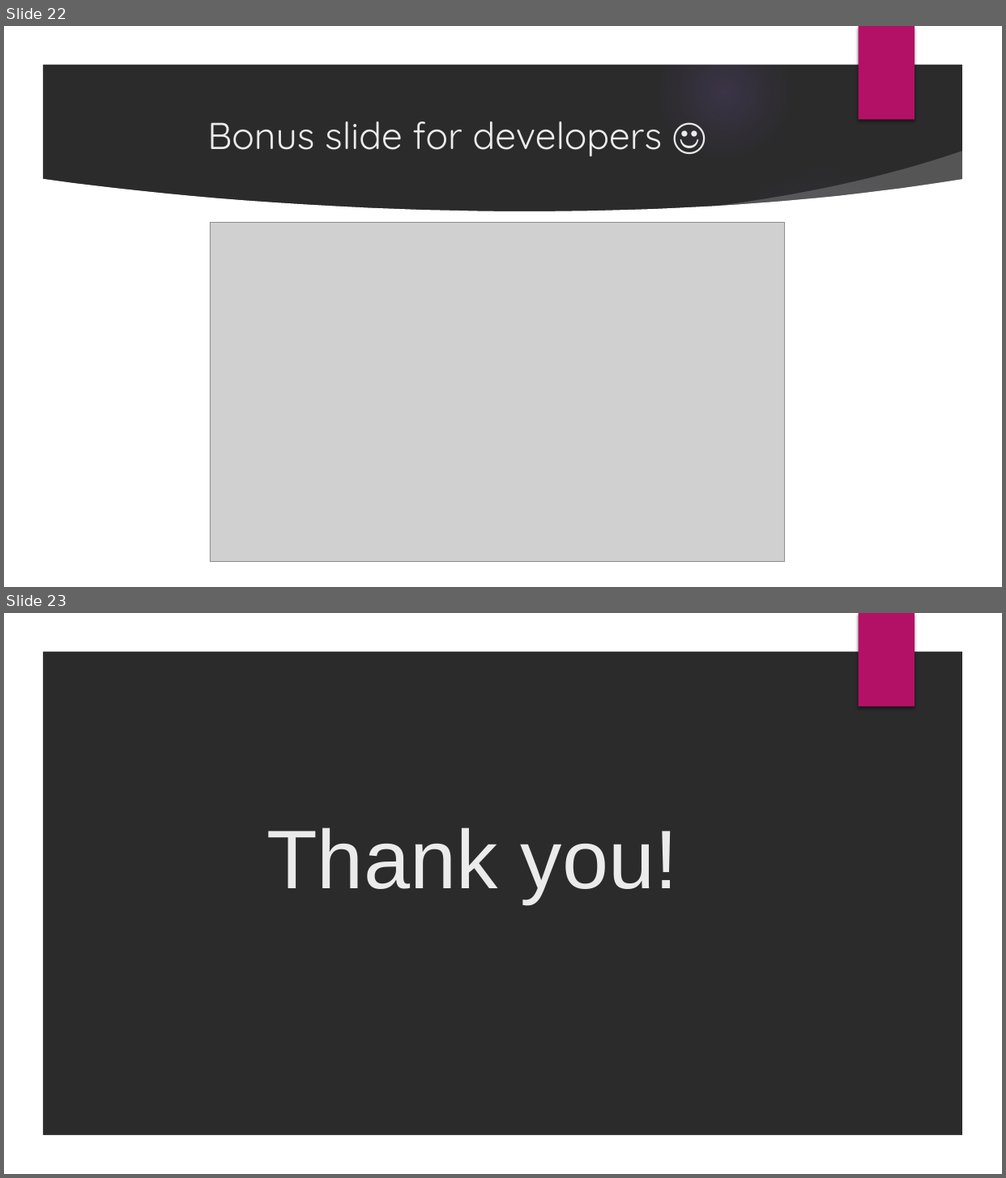
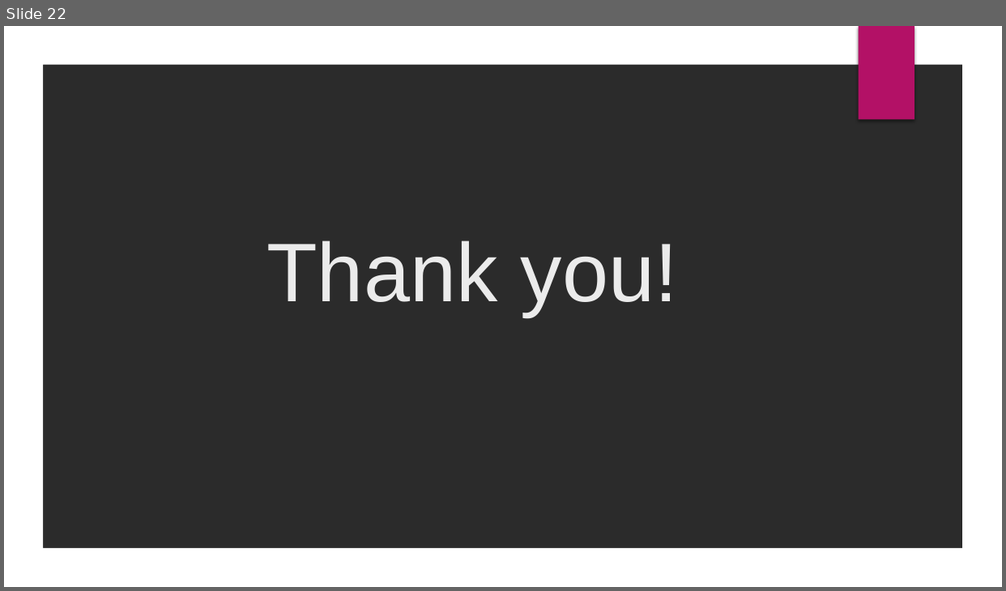
Before and after one commit to velizar92/TSK_Presentations, a slide deck: Databases_and_EntityFrameworkCore.pptx. Shown one above the other, each under a label of ours: slides 22 and 23 before the commit, slide 22 after it. The pictures are 1006x1178 and 1006x591 pixels, drawn with LibreOffice and Linux fonts; fonts in the diff are those of the drawing; grey boxes stand for pictures; background and template pictures are left out; a plain dark background stands for a picture behind light text. Boxes give left, top, right and bottom in pixels: in the first picture for what was removed or moved away, otherwise in the second. Text is boxed around its words. In the diff, an @@ line names an element or a change of style, - is before the commit and + after.

```diff
--- a/Databases_and_EntityFrameworkCore.pptx
+++ b/Databases_and_EntityFrameworkCore.pptx
@@ slide 22 removed at box(4, 26, 1002, 587), background picture (left out); not listed: 2 template elements that a slide beside it also shows @@
@@ title removed at box(207, 122, 663, 156) @@
-Bonus slide for developers ☺
@@ group removed at box(4, 27, 971, 587): 5 ellipses, 2 freeform shapes @@
@@ picture removed at box(210, 223, 784, 562) @@
@@ what was slide 23 is now slide 22 @@
```
Also in this commit, not shown: 4 slides changed, 1 slide added, 1 other slide removed.
